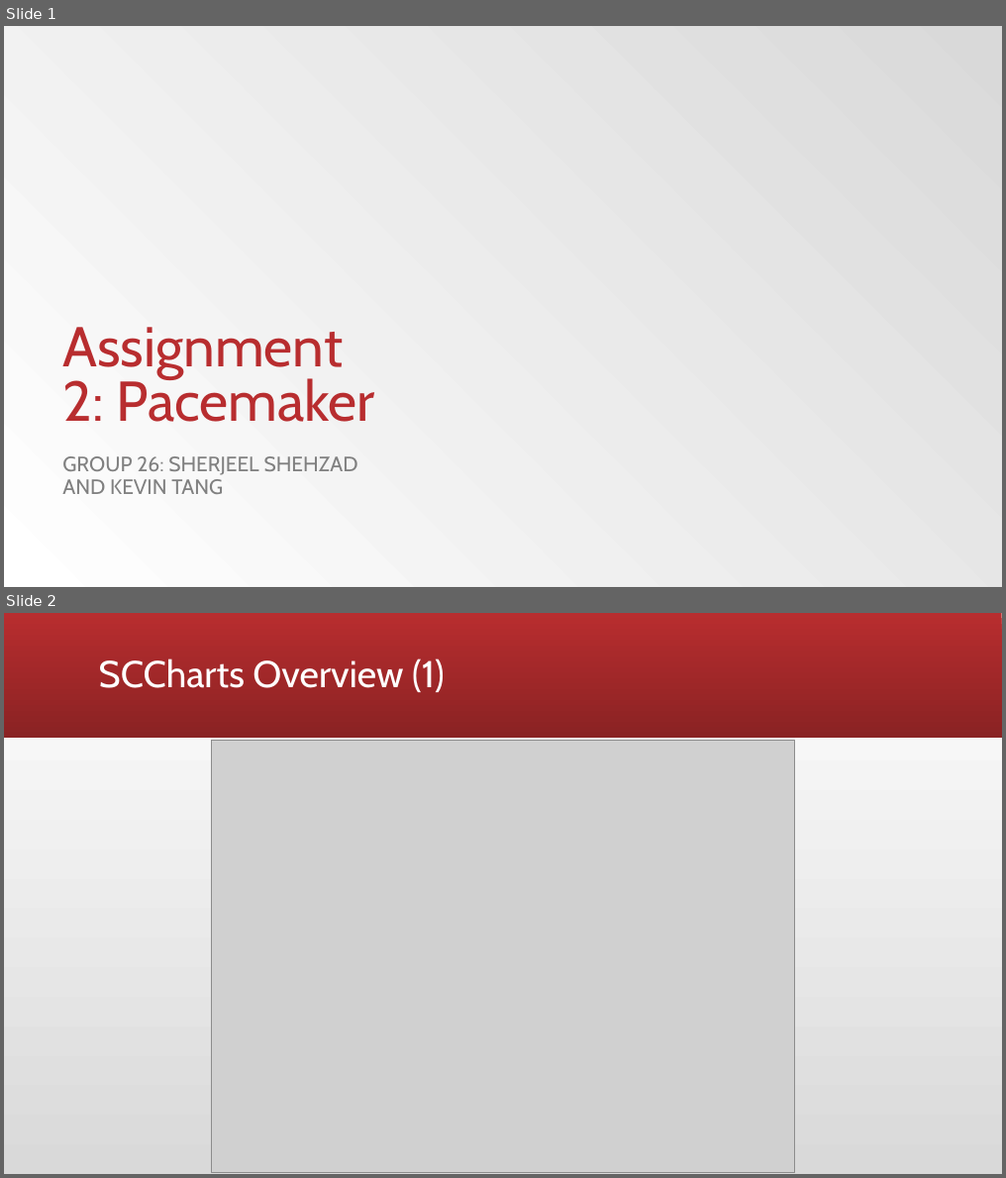
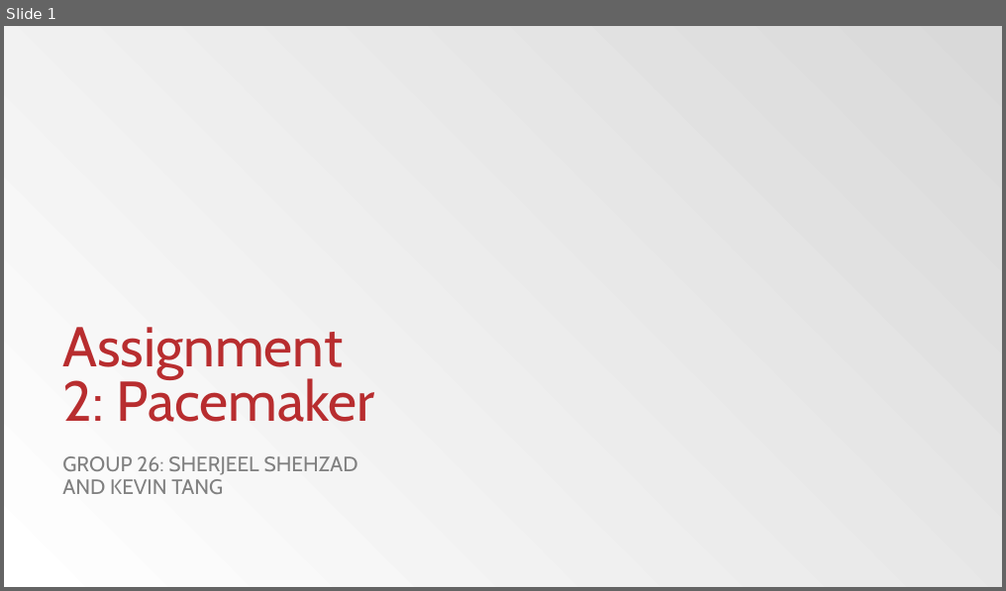
Before and after one commit to sherjeelshehzad/pacemaker, a slide deck: Assignment 2.pptx. Shown one above the other, each under a label of ours: slides 1 and 2 before the commit, slide 1 after it. The pictures are 1006x1178 and 1006x591 pixels, drawn with LibreOffice and Linux fonts; fonts in the diff are those of the drawing; grey boxes stand for pictures; background and template pictures are left out. Boxes give left, top, right and bottom in pixels: in the first picture for what was removed or moved away, otherwise in the second. Text is boxed around its words. In the diff, an @@ line names an element or a change of style, - is before the commit and + after.

Commit message:
reupload to fix sccharts glitch

```diff
--- a/Assignment 2.pptx
+++ b/Assignment 2.pptx
@@ slide 2 removed at [4,613,1002,1174], background gradient #D9D9D9 to #FFFFFF @@
@@ rectangle removed at [4,613,1002,738] @@
@@ title removed at [99,659,445,692] @@
-SCCharts Overview (1)
@@ picture removed at [211,741,795,1173] @@
```
Also in this commit, not shown: 4 slides changed, 3 slides added, 3 other slides removed, 4 other files.
